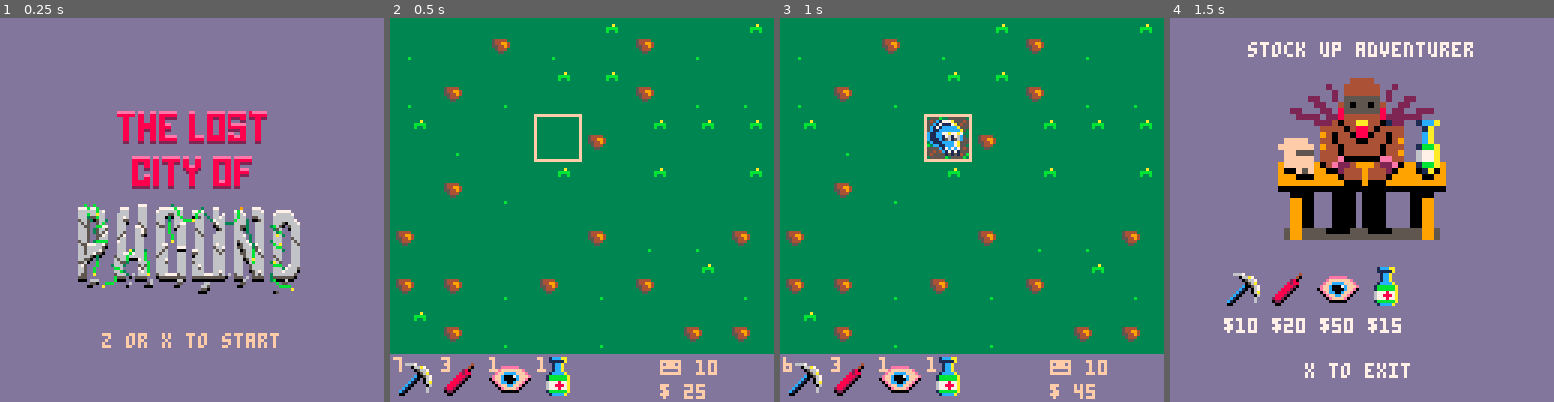
Above: before the commit, frames 1-4 (left to right).
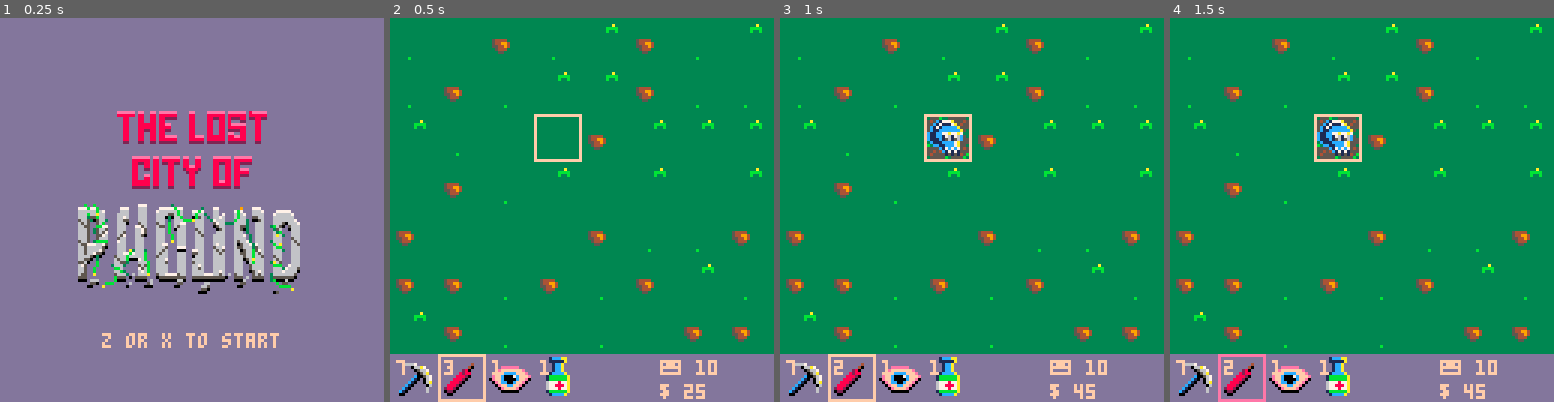
Above: after the commit, the same moments.

Repository: seanpackham/lost-and-found
Game: PICO-8 cartridge main.p8
Same seed, same stepped clock (60 frames per second), same inputs: the game is played once before the commit and once after it.
Inputs:
- Up to frame 1 (0.25 s): no input
- Up to frame 2 (0.5 s): tap X (X key) at 0.33 s
- Up to frame 3 (1 s): tap O (Z key) at 0.7 s
- Up to frame 4 (1.5 s): tap X (X key) at 1.07 s

Frame 1 is identical in both runs. In frame 2, 0.7% of the frame differs, in the area x 0-42%, y 87-100%; in frame 3, 0.7%; in frame 4, 90%, in the area x 0-100%, y 0-100%.

Commit message:
Item selection

Diff:
--- a/main.p8
+++ b/main.p8
@@ -25,10 +25,8 @@
 		if (not keys[2] and btn(2)) then cursor.y -= 1 end
 		if (not keys[3] and btn(3)) then cursor.y += 1 end
 
-		if cursor.x < 1 then cursor.x = 1 end
-		if cursor.x > 8 then cursor.x = 8 end
-		if cursor.y < 1 then cursor.y = 1 end
-		if cursor.y > 7 then cursor.y = 7 end
+		cursor.x = clamp(cursor.x, 1, 8)
+		cursor.y = clamp(cursor.y, 1, 7)
 
 		-- dig
 		if (not keys[4] and btn(4)) then
@@ -36,38 +34,39 @@
 			local tile = tiles[cursor.x][cursor.y]
 
 			if #tile.sprites == 1 then
-				items[1].uses -= 1
-				add(tile.sprites, dig_tile)
-
-				-- there's loot or a trap
-				if tile.e then
-					add(tile.sprites, tile.e)
-
-					if tile.e.type == "loot" then
-						-- treasure
-						sfx(6)
-						money += tile.e.value
+
+				if items[item].uses > 0 then
+					items[item].uses -= 1
+					add(tile.sprites, dig_tile)
+
+					-- there's loot or a trap
+					if tile.e then
+						add(tile.sprites, tile.e)
+
+						if tile.e.type == "loot" then
+							-- treasure
+							sfx(6)
+							money += tile.e.value
+						else
+							-- trap
+							sfx(4)
+							workers -= tile.e.value
+						end
+
 					else
-						-- trap
-						sfx(4)
-						workers -= tile.e.value
+						-- grass
+						sfx(3)
 					end
-
-				else
-					-- grass
-					sfx(3)
 				end
-
 			else
 				-- dig
 				sfx(7)
 			end
 		end
 
-		-- debug
+		-- inventory
 		if (not keys[5] and btn(5)) then
-			-- debug = not debug
-			state = shop
+			state = inventory
 		end
 
 		-- shop
@@ -99,8 +98,12 @@
 			x = (k - 1) * 16
 			y = 7 * 16
 			draw_sprite(v.sprite, x, y)
-			print(v.uses, x + 1, y + 1)
-		end
+			print(v.uses, x + 2, y + 2, 15)
+		end
+
+		local ix = item - 1
+		local iy = 7 * 16
+		rect(ix * 16, iy, ix * 16 + 15, iy + 15, 15)
 
 		-- ui
 		print("😐 " .. workers, 90, 7*16+2)
@@ -112,6 +115,30 @@
 		rect(cx * 16, cy * 16, cx * 16 + 15, cy * 16 + 15, 15)
 	end
 }
+
+inventory = {
+	update = function()
+		if (not keys[0] and btn(0)) then item -= 1 end
+		if (not keys[1] and btn(1)) then item += 1 end
+		if (not keys[2] and btn(2)) then item -= 1 end
+		if (not keys[3] and btn(3)) then item += 1 end
+
+		item = clamp(item, 1, #items)
+
+		if not keys[4] and btn(4) or not keys[5] and btn(5) then
+			state = game
+		end
+	end,
+
+	draw = function()
+		game.draw()
+
+		local ix = item - 1
+		local iy = 7 * 16
+		rect(ix * 16, iy, ix * 16 + 15, iy + 15, 14)
+	end
+}
+
 
 shop = {
 	update = function()
@@ -127,8 +154,8 @@
 		print("x to exit", 45, 115, 7)
 
 		for k, v in pairs(items) do
-			draw_sprite(v.sprite, k * 16, 82)
-			print("$" .. v.value, k * 16 + 2, 100)
+			draw_sprite(v.sprite, (k + 1) * 16, 82)
+			print("$" .. v.value, (k + 1) * 16 + 2, 100)
 		end
 
 	end
@@ -164,7 +191,7 @@
 	items = {}
 	keys = {}
 	cursor = { x = 4, y = 3 }
-	selected = 1
+	item = 2
 	level = 1
 	workers = 10
 	money = 25
@@ -208,26 +235,6 @@
 	state = title
 end
 
-function add_loot(name, spawn, value, sprite)
-	add_entity("loot", name, spawn, value, sprite)
-end
-
-function add_trap(name, spawn, value, sprite)
-	add_entity("trap", name, spawn, value, sprite)
-end
-
-function add_entity(type, name, spawn, value, sprite)
-	add(entities, { type = type, name = name, spawn = spawn, value = value, sprite = sprite})
-end
-
-function add_tile(name, sprite)
-	return { name = name, sprite = sprite }
-end
-
-function add_item(name, uses, value, sprite)
-	add(items, { name = name, uses = uses, value = value, sprite = sprite })
-end
-
 function next_level()
 	-- globals
 	tiles = {}
@@ -272,14 +279,40 @@
 		end
 end
 
+function _draw()
+	state.draw()
+end
+
 function draw_sprite(sprite, x, y)
 	local sx = (sprite % 32) * 8
 	local sy = flr(sprite / 32) * 16
 	sspr(sx, sy, 16, 16, x, y)
 end
 
-function _draw()
-	state.draw()
+function add_loot(name, spawn, value, sprite)
+	add_entity("loot", name, spawn, value, sprite)
+end
+
+function add_trap(name, spawn, value, sprite)
+	add_entity("trap", name, spawn, value, sprite)
+end
+
+function add_entity(type, name, spawn, value, sprite)
+	add(entities, { type = type, name = name, spawn = spawn, value = value, sprite = sprite})
+end
+
+function add_tile(name, sprite)
+	return { name = name, sprite = sprite }
+end
+
+function add_item(name, uses, value, sprite)
+	add(items, { name = name, uses = uses, value = value, sprite = sprite })
+end
+
+function clamp(value, min, max)
+	if value < min then value = 1 end
+	if value > max then value = max end
+	return value
 end
 
 __gfx__
